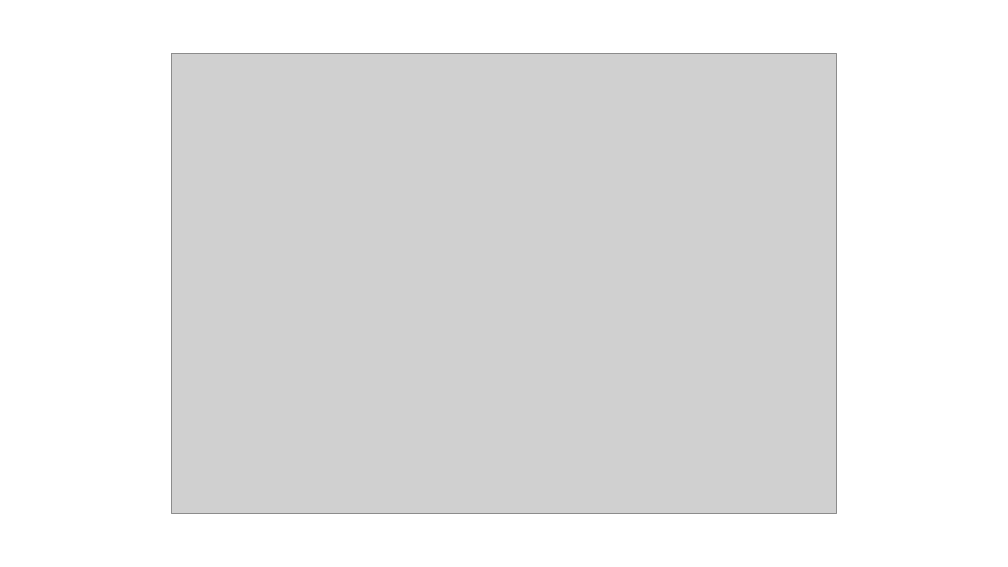
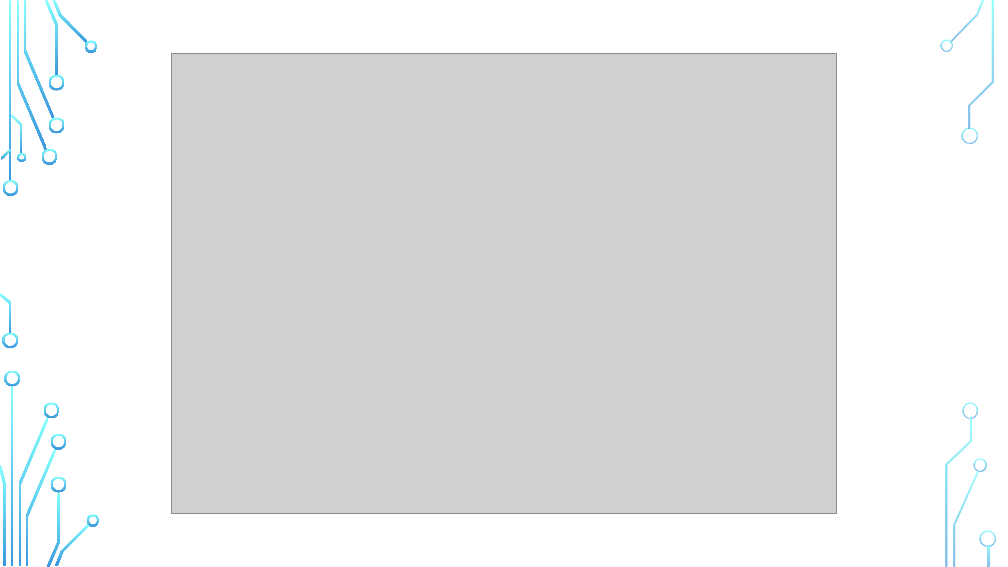
Before and after one commit to Ha5hBr0wn/CS4701, a slide deck: slide 13 of FinalPresentation.pptx. Drawn at 1008x567 pixels with LibreOffice and Linux fonts; fonts in the diff are those of the drawing; grey boxes stand for pictures; background and template pictures are left out. Boxes give left, top, right and bottom in pixels: in the first picture for what was removed or moved away, otherwise in the second. Text is boxed around its words. In the diff, an @@ line names an element or a change of style, - is before the commit and + after.

```diff
--- a/FinalPresentation.pptx
+++ b/FinalPresentation.pptx
@@ group added at <box>0,0,996,567</box>: 33 freeform shapes, 3 rectangles @@
```
Also in this commit, not shown: 18 other slides changed.
